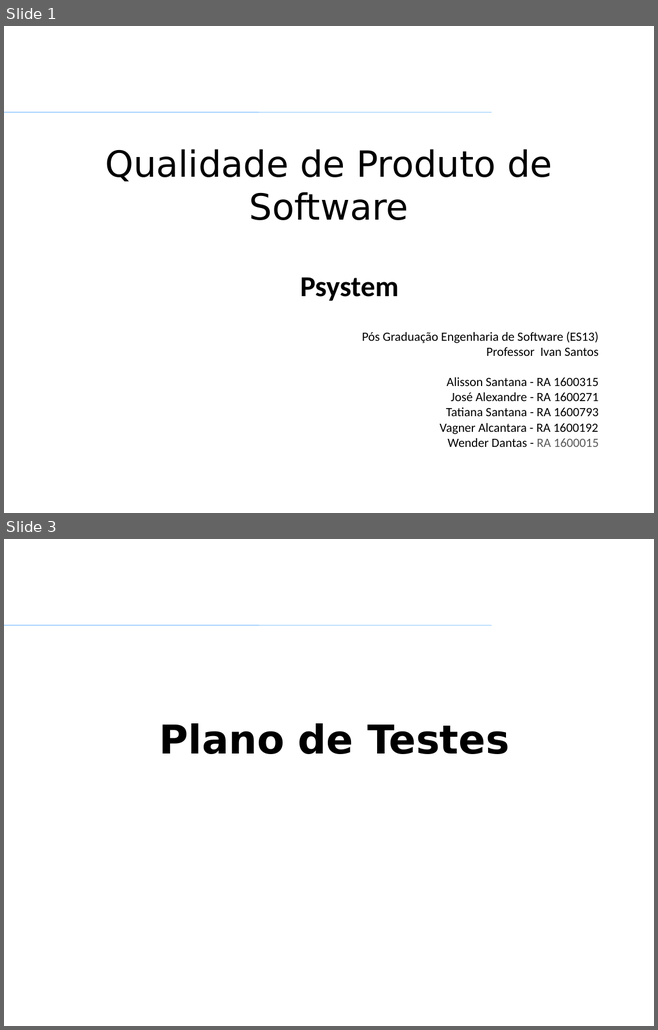
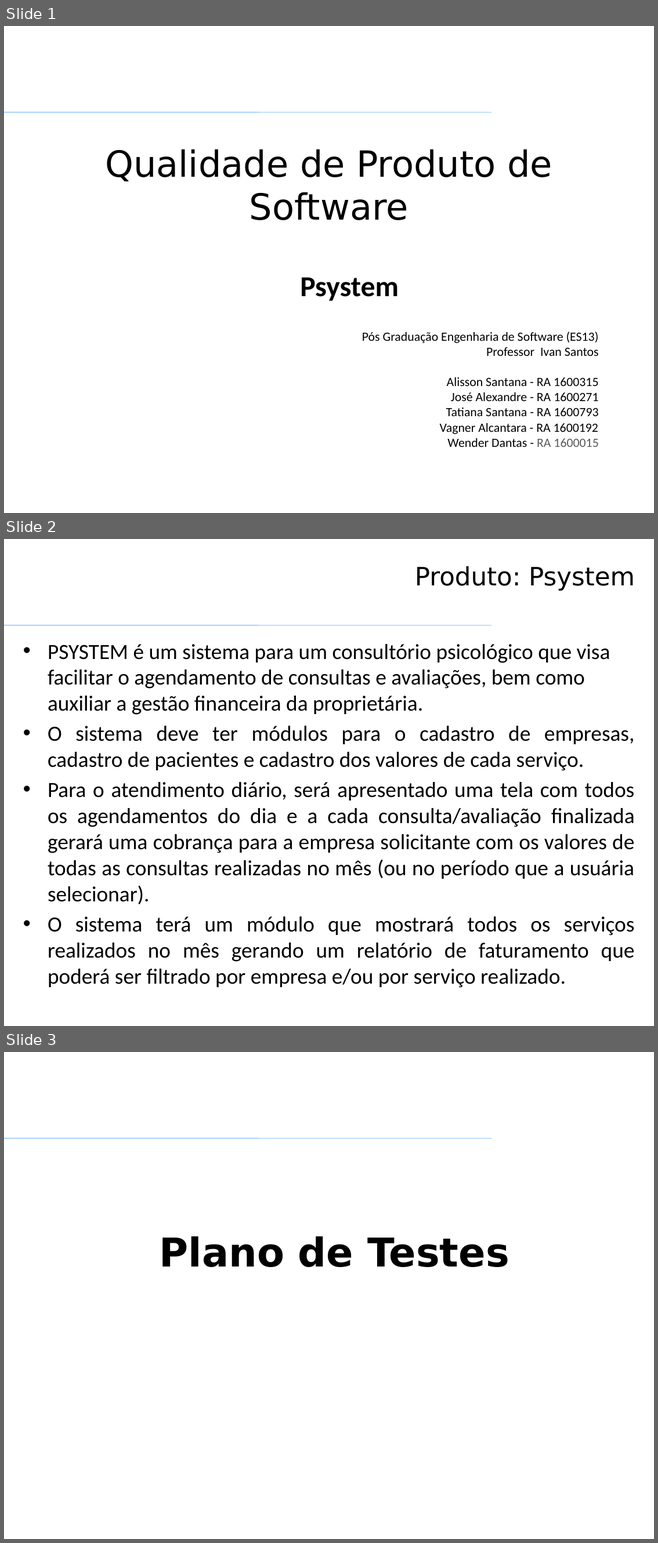
Before and after one commit to VagnerAlcantara/TCC, a slide deck: Qualidade de Produto de SW/Qualidade de produto de SW - TRABALHO.pptx. Shown one above the other, each under a label of ours: slides 1 and 3 before the commit, slides 1, 2 and 3 after it; the slides between them are not shown. The pictures are 658x1030 and 658x1543 pixels, drawn with LibreOffice and Linux fonts; fonts in the diff are those of the drawing; background and template pictures are left out. Boxes give left, top, right and bottom in pixels: in the first picture for what was removed or moved away, otherwise in the second. Text is boxed around its words. In the diff, an @@ line names an element or a change of style, - is before the commit and + after.

Commit message:
Slide 2 atualizado

```diff
--- a/Qualidade de Produto de SW/Qualidade de produto de SW - TRABALHO.pptx
+++ b/Qualidade de Produto de SW/Qualidade de produto de SW - TRABALHO.pptx
@@ slide 2 added at (x1=4, y1=539, x2=654, y2=1026), background #FFFFFF; not listed: 1 template element that a slide beside it also shows @@
@@ title added at (x1=415, y1=566, x2=634, y2=591), 28 pt, text #000000 @@
+Produto: Psystem
@@ text added at (x1=48, y1=644, x2=634, y2=962), 24 pt, text #000000 @@
+• PSYSTEM é um sistema para um consultório psicológico que visa facilitar o agendamento de consultas e avaliações, bem como auxiliar a gestão financeira da proprietária.
+• O sistema deve ter módulos para o cadastro de empresas, cadastro de pacientes e cadastro dos valores de cada serviço.
+• Para o atendimento diário, será apresentado uma tela com todos os agendamentos do dia e a cada consulta/avaliação finalizada gerará uma cobrança para a empresa solicitante com os valores de todas as consultas realizadas no mês (ou no período que a usuária selecionar).
+• O sistema terá um módulo que mostrará todos os serviços realizados no mês gerando um relatório de faturamento que poderá ser filtrado por empresa e/ou por serviço realizado.
```
Also in this commit, not shown: 1 slide changed, 1 slide removed.
